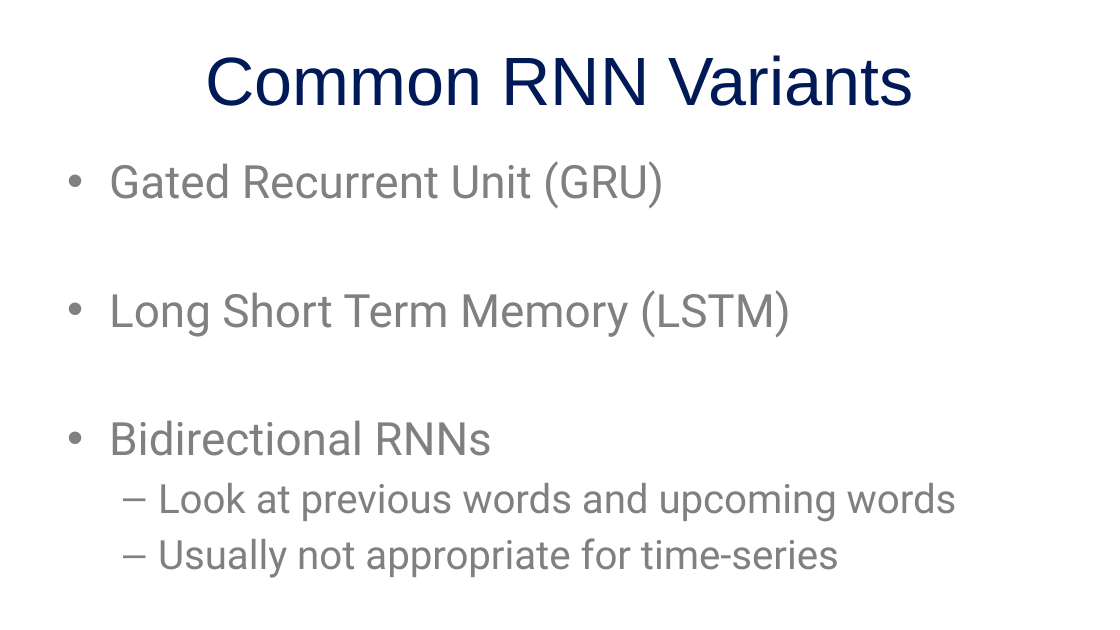
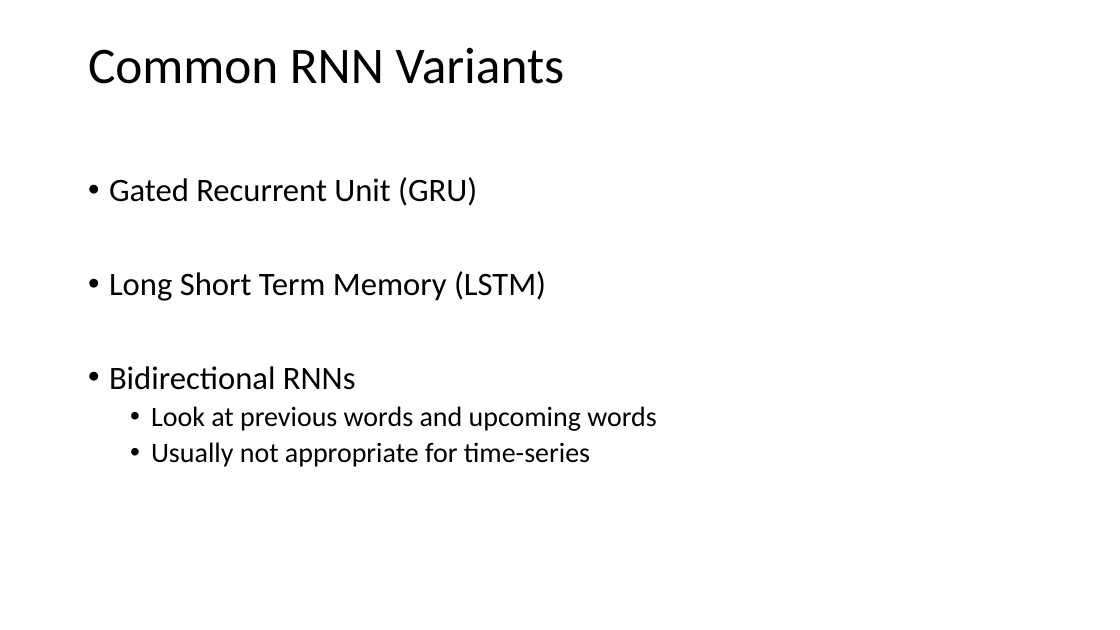
Before and after one commit to mengelhard/mmci_applied_ds, a slide deck: slide 39 of lectures/ll12.pptx. Drawn at 1120x630 pixels with LibreOffice and Linux fonts; fonts in the diff are those of the drawing; background and template pictures are left out. Boxes give left, top, right and bottom in pixels: in the first picture for what was removed or moved away, otherwise in the second. Text is boxed around its words. In the diff, an @@ line names an element or a change of style, - is before the commit and + after.

```diff
--- a/lectures/ll12.pptx
+++ b/lectures/ll12.pptx
@@ title "Common RNN Variants": place and size @@
-title "Common RNN Variants" at box(206, 55, 913, 106)
+title "Common RNN Variants" at box(88, 47, 565, 84)
@@ title "Common RNN Variants" at box(88, 47, 565, 84): size 44 to 33 pt, font Arial to Calibri, text colour #001A57 to #000000; alignment centre to left; line spacing 1 to 0.9; vertical alignment middle to top @@
@@ text "Gated Recurrent Unit (GRU)": place and size @@
-text "Gated Recurrent Unit (GRU)" at box(109, 161, 957, 578)
+text "Gated Recurrent Unit (GRU)" at box(109, 177, 657, 467)
@@ text "Gated Recurrent Unit (GRU)" at box(109, 177, 657, 467): size 29.6 to 21 pt in "Gated Recurrent Unit (GRU)", "Long Short Term Memory (LSTM)", "Bidirectional RNNs"; font Roboto to Calibri, text colour #808080 to #000000; size 25.9 to 18 pt in "Look at previous words and upcoming words", "Usually not appropriate for time-series"; indent changed; line spacing 1 to 0.9; more space between paragraphs; bullet – to •; less space between paragraphs @@
```
Also in this commit, not shown: 47 other slides changed, 1 other file.
